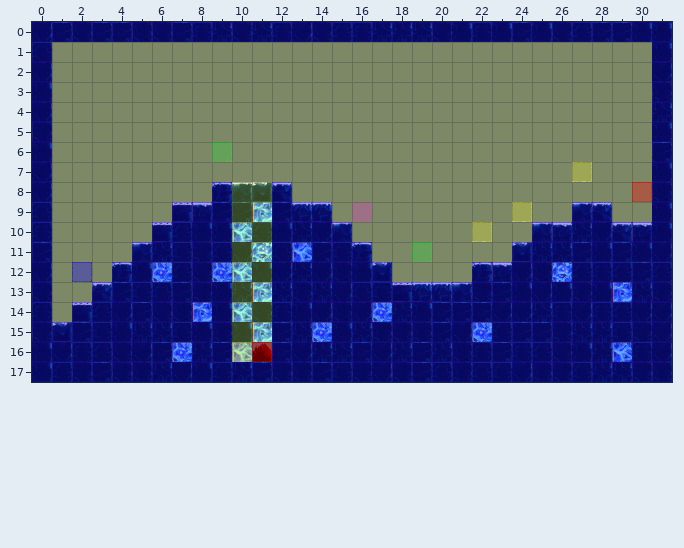
Two versions of a level (Tiled map, Spellington/src/res/map/mapPlains10.tmx). The picture above is the old version.
Cells are 50x50 px. Shown: x 0..31, y 0..17.
After the commit:
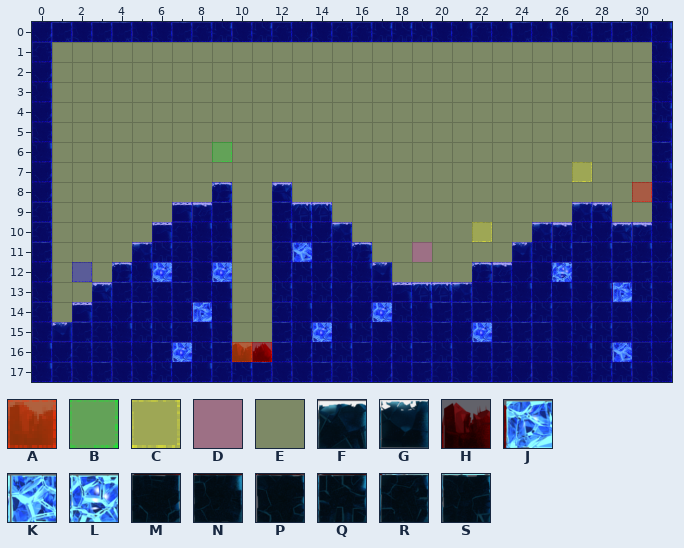
Key: from "collisionTile": A 0, B 1, C 4, D 9, E 11; from "frozenPlainsTile": F 3, G 6, H 31, J 34, K 36, L 37, M 40, N 41, P 42, Q 43, R 44, S 45.
_ is an empty cell.
Tiles replaced or removed in this view: B, C, D, E, F, G, J, K, L, M, N, P, Q, R, S.
See-through tiles are keyed as they look on the map.
Edits made:
Changed rows in their new state; . is an unchanged cell.
Layer "terrain":
first column x 10:
 8 __
 9 __
10 __
11 __
12 __
13 __
14 __
15 __
16 H.
Layer "collision":
first column x 10:
16 A
Layer "event":
first column x 16:
 9 _......._
11 ...D.....
Pixel boxes of the changes (left, top, right, bottom) in both pictures:
changed: (232, 182, 272, 362)
removed: (352, 202, 372, 222)
removed: (512, 202, 532, 222)
changed: (412, 242, 432, 262)
